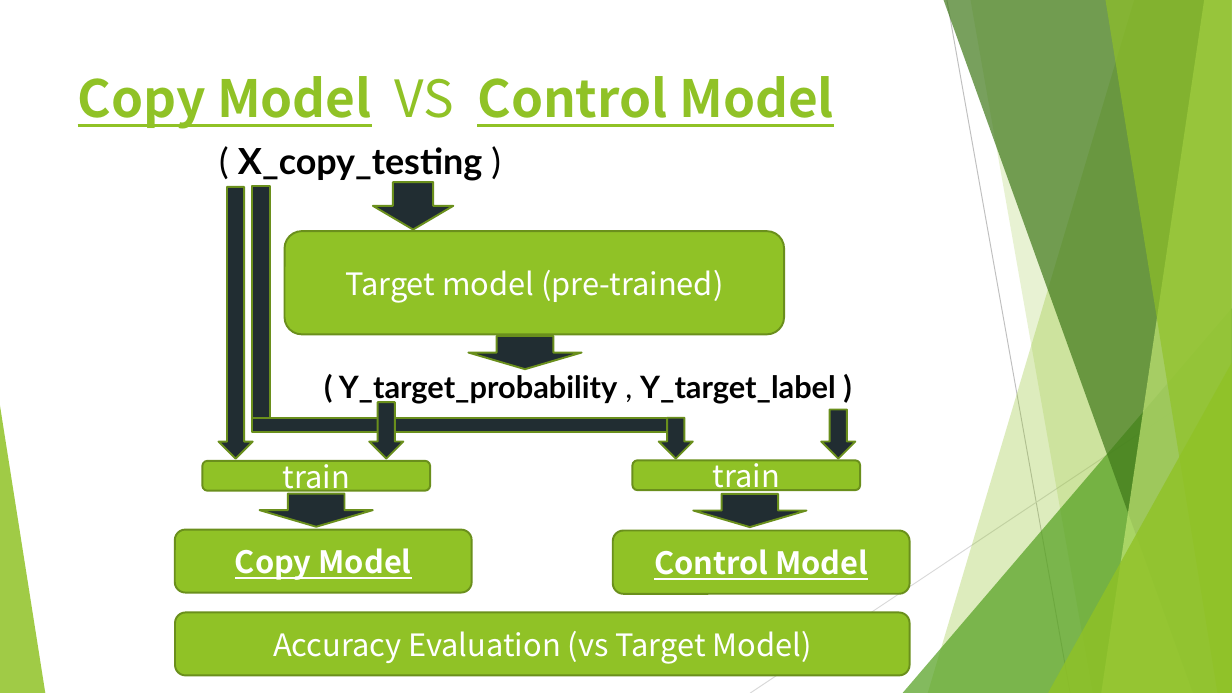
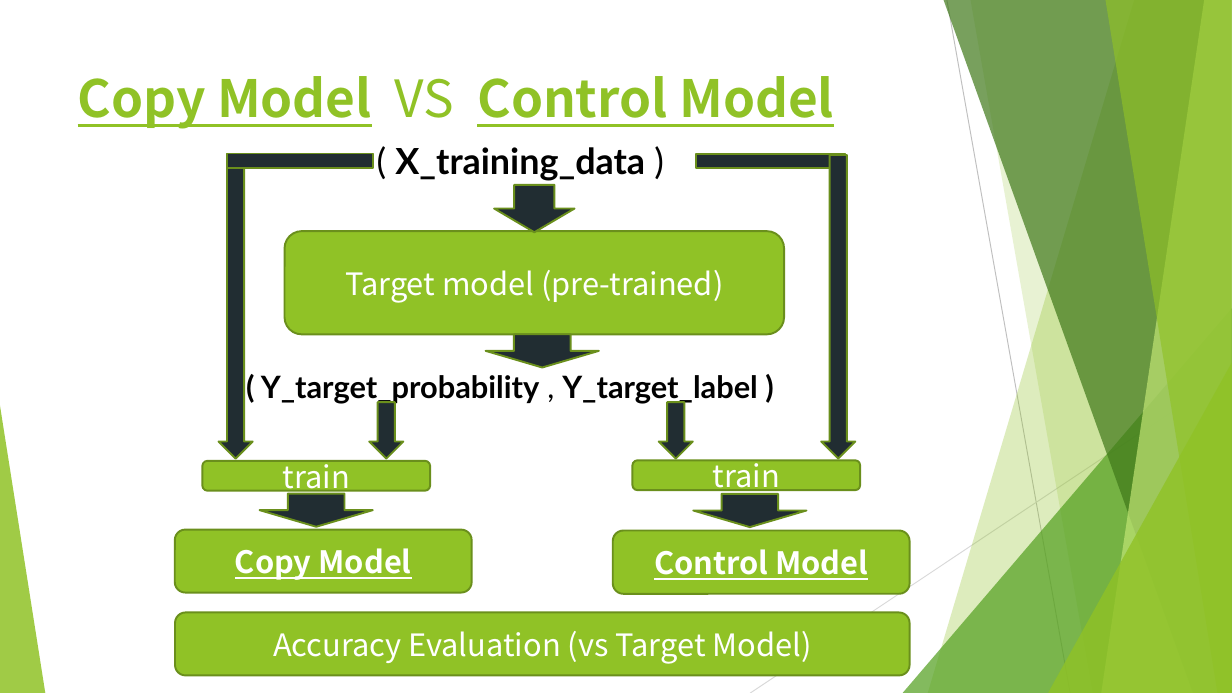
Before and after one commit to chengdejerrylin/Electrical-Engineering-Lab---networking-and-Multinmedia, a slide deck: slide 7 of final_demo.pptx. Drawn at 1232x693 pixels with LibreOffice and Linux fonts; fonts in the diff are those of the drawing. Boxes give left, top, right and bottom in pixels: in the first picture for what was removed or moved away, otherwise in the second. Text is boxed around its words. In the diff, an @@ line names an element or a change of style, - is before the commit and + after.

```diff
--- a/final_demo.pptx
+++ b/final_demo.pptx
@@ text at (395,147,645,181): text changed @@
-( X_copy_testing )
+( X_training_data )
@@ down arrow: place and size @@
-down arrow at (218,187,252,458)
+down arrow at (218,155,252,459)
@@ rectangle: place and size @@
-rectangle at (253,418,667,432)
+rectangle at (227,154,373,168)
@@ rectangle: place and size @@
-rectangle at (252,187,270,419)
+rectangle at (696,154,846,168)
@@ down arrow: place and size @@
-down arrow at (822,409,856,458)
+down arrow at (822,155,856,459)
@@ down arrow: place and size @@
-down arrow at (373,182,454,229)
+down arrow at (494,185,575,232)
@@ down arrow: place and size @@
-down arrow at (469,336,582,370)
+down arrow at (486,335,600,368)
@@ text "( Y_target_probability , Y_target_label )": place and size @@
-text "( Y_target_probability , Y_target_label )" at (339,375,836,404)
+text "( Y_target_probability , Y_target_label )" at (261,375,758,404)
@@ down arrow: place and size @@
-down arrow at (659,418,693,458)
+down arrow at (659,402,693,458)
```
Also in this commit, not shown: 11 other files.
